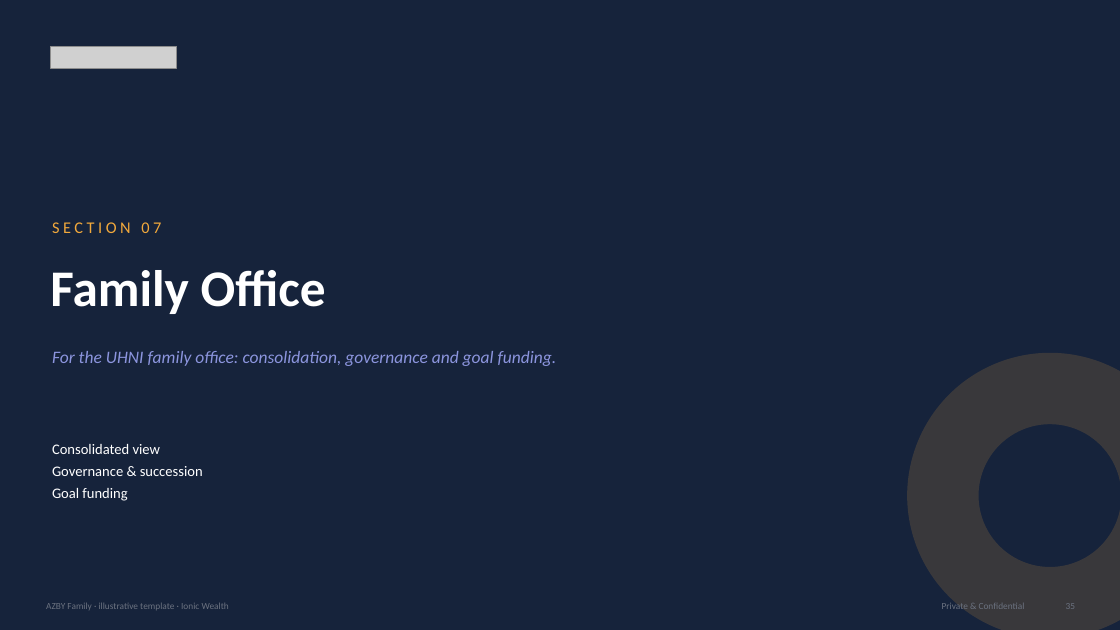
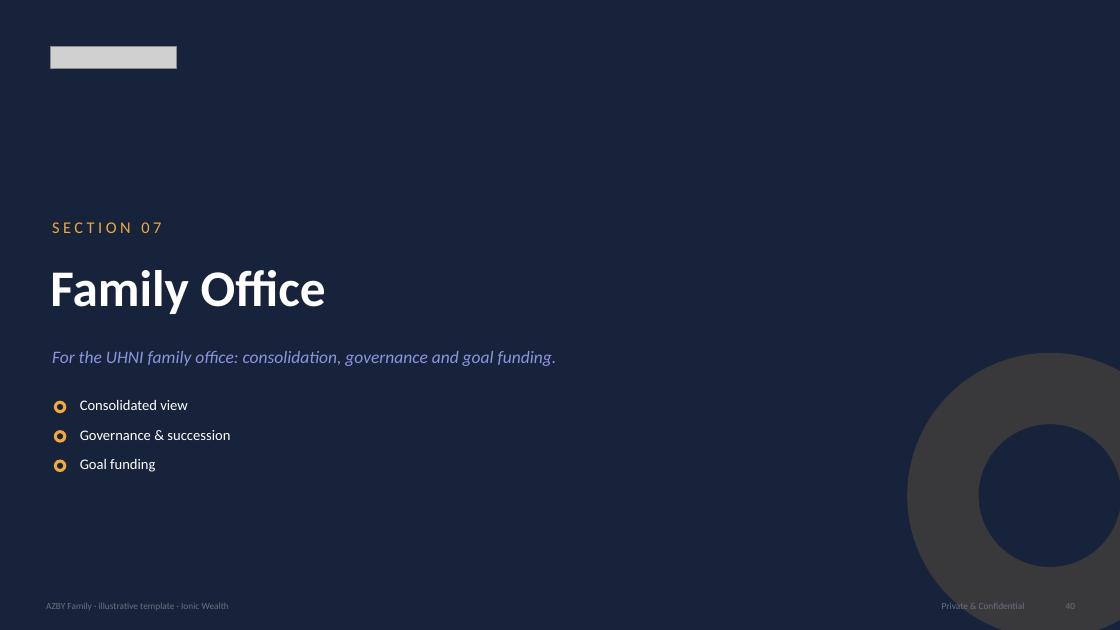
Before and after one commit to shreyas1gupta-wq/claude-demo, a slide deck: slide 41 of template/AZBY_Portfolio_Review_Template.pptx (slide 36 before the commit). Drawn at 1120x630 pixels with LibreOffice and Linux fonts; fonts in the diff are those of the drawing; grey boxes stand for pictures. Boxes give left, top, right and bottom in pixels: in the first picture for what was removed or moved away, otherwise in the second. Text is boxed around its words. In the diff, an @@ line names an element or a change of style, - is before the commit and + after.

```diff
--- a/template/AZBY_Portfolio_Review_Template.pptx
+++ b/template/AZBY_Portfolio_Review_Template.pptx
@@ donut added at (54, 401, 66, 413), fill #F2A93C @@
@@ text added at (80, 400, 188, 410), 12.5 pt, text #FFFFFF @@
+Consolidated view
@@ text at (52, 444, 203, 476): paragraphs removed @@
-Consolidated view
-Governance & succession
@@ donut added at (54, 430, 66, 443), fill #F2A93C @@
@@ text added at (80, 430, 230, 440), 12.5 pt, text #FFFFFF @@
+Governance & succession
@@ donut added at (54, 460, 66, 472), fill #F2A93C @@
@@ text "Goal funding": place and size @@
-text "Goal funding" at (52, 444, 203, 501)
+text "Goal funding" at (80, 459, 155, 472)
@@ text "Goal funding" at (80, 459, 155, 472): less space between paragraphs @@
```
Also in this commit, not shown: 37 other slides changed, 7 slides added, 11 other files.
